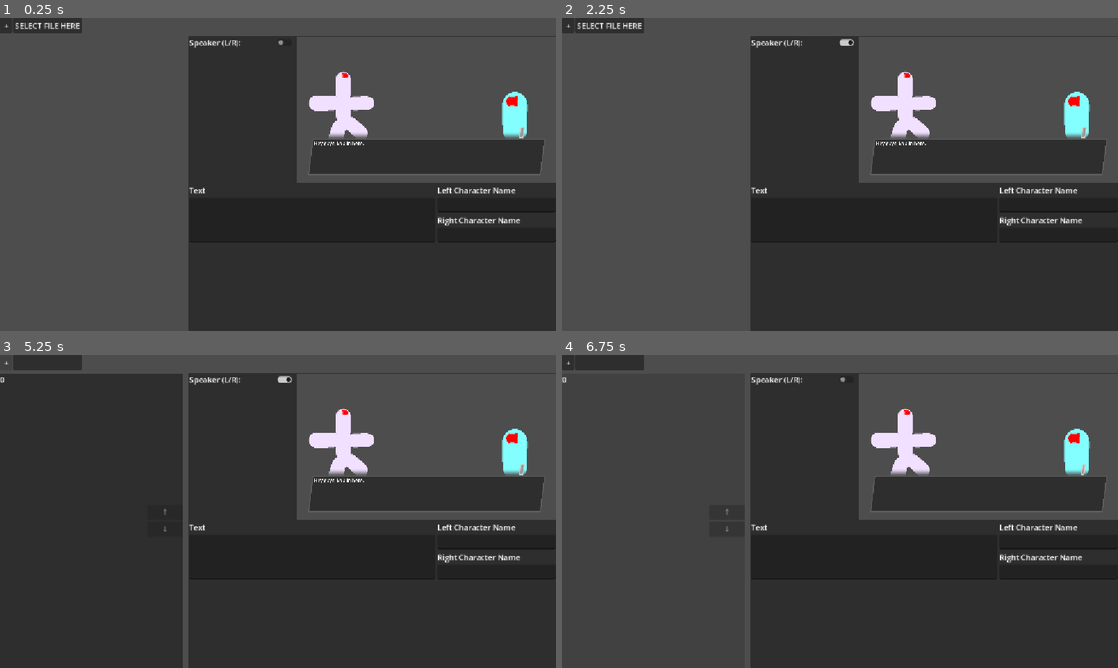
Above: before the commit, frames 1-4 (two rows, left to right).
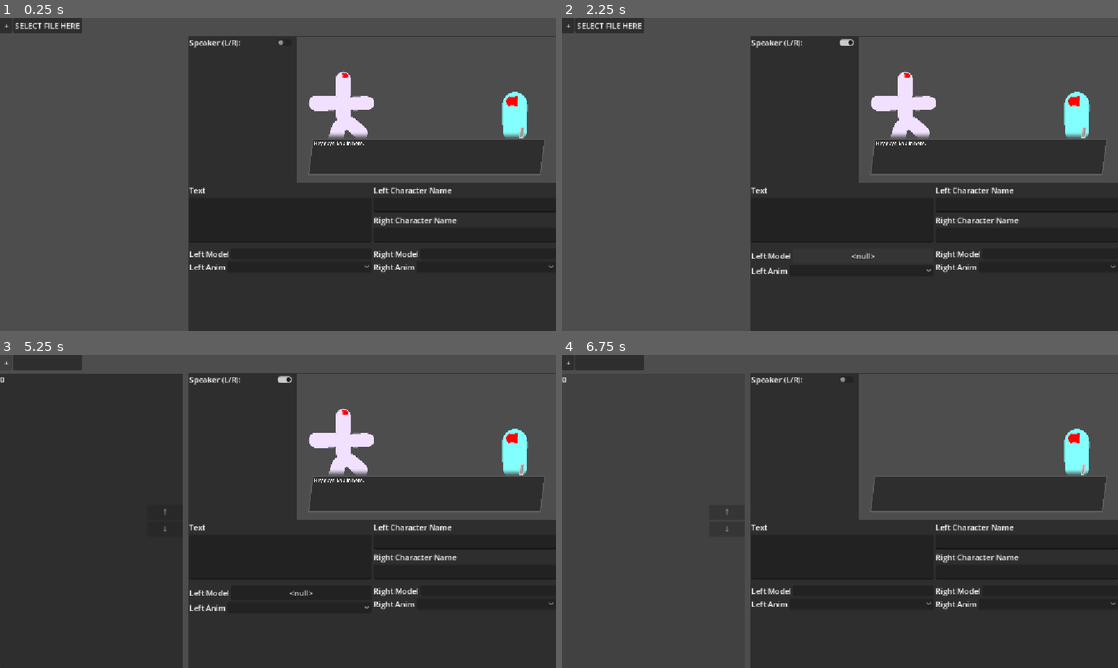
Above: after the commit, the same moments.

Repository: Kaplin86/Router-Rebellion
Game: Godot game, scene res://tools/dialogueHelper/dialogueHelperScene.tscn
Two runs of this game, one before a commit and one after it. Both use one fixed random seed, a clock stepped at 60 frames per second and the inputs below. This scene is started directly instead of the project's main scene.
Inputs (mouse positions are in pixels of both pictures, inside the frame that each line leads up to):
- Up to frame 1 (0.25 s): no input
- Up to frame 2 (2.25 s): click "SELECT FILE HERE" at 0.5 s; click (828, 43) at 1.25 s; click (862, 252) at 2.02 s
- Up to frame 3 (5.25 s): click (300, 592) at 2.75 s, where only the run after the commit has a clickable "<null>"; click (300, 608) at 3.52 s; click (489, 589) at 4.27 s; click "+" at 5 s
- Up to frame 4 (6.75 s): click (612, 361) at 5.75 s; click "0" at 6.5 s

The runs differ from the first frame. In frame 1, 1.0% of the frame differs, in the area x 34-100%, y 54-82%; in frame 2, 1.0%; in frame 3, 1.0%; in frame 4, 2.1%, in the area x 34-100%, y 16-82%.
Error before the commit: Invalid call. Nonexistent function 'get_base_control' in base 'EditorInterface'. (res://tools/dialogueHelper/dialogue_helper_scene.gd:50)
Error after the commit: Invalid call. Nonexistent function 'get_base_control' in base 'EditorInterface'. (res://tools/dialogueHelper/dialogue_helper_scene.gd:58)

Commit message:
load model wip

Diff:
--- a/scripts/dialogueUI.gd
+++ b/scripts/dialogueUI.gd
@@ -9,6 +9,9 @@
 
 @export var leftCharNode : Sprite2D
 @export var rightCharNode : Sprite2D
+
+var currentLeftModel : String = ""
+var currentRightModel : String = ""
 
 signal continuPressed
 
@@ -45,9 +48,31 @@
 	bounceTarget = node
 
 func doDialogue(dialogue : dialogueChunk):
-	if dialogue.leftCharName != leftCharacter:
-		# set the model
-		pass
+	if dialogue.leftCharModel != "":
+		if dialogue.leftCharModel != currentLeftModel:
+			currentLeftModel = dialogue.leftCharModel
+
+			var children =  leftCharNode.get_child(0).get_children()
+			for I in children:
+				if I.is_inside_tree():
+					I.free()
+
+			var model = load(dialogue.leftCharModel).instantiate()
+			leftCharNode.get_child(0).add_child(model)
+
+
+			var camera = Camera3D.new()
+			leftCharNode.get_child(0).add_child(camera)
+			camera.global_position = Vector3(0.381,0.457,-2.197)
+			camera.global_rotation_degrees = Vector3(-2.9,168.6,0.0)
+			print(leftCharNode.get_child(0).get_children())
+	else:
+		currentLeftModel = ""
+		var children =  leftCharNode.get_child(0).get_children()
+		for I in children:
+			if I.is_inside_tree():
+				I.free()
+
 	if dialogue.rightCharName != rightCharacter:
 		# set the model
 		pass
--- a/tools/dialogueHelper/dialogueHelperScene.tscn
+++ b/tools/dialogueHelper/dialogueHelperScene.tscn
@@ -22,7 +22,19 @@
 [sub_resource type="ViewportTexture" id="ViewportTexture_2le3c"]
 viewport_path = NodePath("Overarching/HSplitContainer/Panel/VBoxContainer/Container/TextureRect/SubViewport")
 
-[node name="DialogueHelperScene" type="Control" unique_id=1148897049 node_paths=PackedStringArray("DialogueButtonContainer", "dialoguePlayer", "textBox", "leftName", "rightName", "speakingSide")]
+[sub_resource type="StyleBoxFlat" id="StyleBoxFlat_2le3c"]
+content_margin_left = 0.0
+content_margin_top = 0.0
+content_margin_right = 0.0
+content_margin_bottom = 0.0
+draw_center = false
+corner_radius_top_left = 3
+corner_radius_top_right = 3
+corner_radius_bottom_right = 3
+corner_radius_bottom_left = 3
+corner_detail = 5
+
+[node name="DialogueHelperScene" type="Control" unique_id=1148897049 node_paths=PackedStringArray("DialogueButtonContainer", "dialoguePlayer", "textBox", "leftName", "rightName", "speakingSide", "leftModelButton", "rightModelButton", "leftModelAnims", "rightModelAnims")]
 layout_mode = 3
 anchors_preset = 15
 anchor_right = 1.0
@@ -32,10 +44,14 @@
 script = ExtResource("1_j72v4")
 DialogueButtonContainer = NodePath("Overarching/HSplitContainer/ScrollContainer/VBoxContainer")
 dialoguePlayer = NodePath("Overarching/HSplitContainer/Panel/VBoxContainer/Container/TextureRect/SubViewport/Control")
-textBox = NodePath("Overarching/HSplitContainer/Panel/VBoxContainer/CenterContainer/Control/DialogueText")
-leftName = NodePath("Overarching/HSplitContainer/Panel/VBoxContainer/CenterContainer/Control2/LeftName")
-rightName = NodePath("Overarching/HSplitContainer/Panel/VBoxContainer/CenterContainer/Control2/RightName")
+textBox = NodePath("Overarching/HSplitContainer/Panel/VBoxContainer/CenterContainer/Text/DialogueText")
+leftName = NodePath("Overarching/HSplitContainer/Panel/VBoxContainer/CenterContainer/SetNames/LeftName")
+rightName = NodePath("Overarching/HSplitContainer/Panel/VBoxContainer/CenterContainer/SetNames/RightName")
 speakingSide = NodePath("Overarching/HSplitContainer/Panel/VBoxContainer/Container/Misc/Speaker/CheckButton")
+leftModelButton = NodePath("Overarching/HSplitContainer/Panel/VBoxContainer/CenterContainer/LeftModel/SetLModel/HBoxContainer/SetLModel")
+rightModelButton = NodePath("Overarching/HSplitContainer/Panel/VBoxContainer/CenterContainer/RightModel/SetModel/HBoxContainer/SetRModel")
+leftModelAnims = NodePath("Overarching/HSplitContainer/Panel/VBoxContainer/CenterContainer/LeftModel/SetLModel/HBoxContainer2/OptionButton")
+rightModelAnims = NodePath("Overarching/HSplitContainer/Panel/VBoxContainer/CenterContainer/RightModel/SetModel/HBoxContainer2/OptionButton")
 
 [node name="Overarching" type="VBoxContainer" parent="." unique_id=1586515563]
 layout_mode = 1
@@ -127,47 +143,116 @@
 [node name="Control" parent="Overarching/HSplitContainer/Panel/VBoxContainer/Container/TextureRect/SubViewport" unique_id=692554453 instance=ExtResource("3_2le3c")]
 metadata/_edit_use_anchors_ = true
 
-[node name="CenterContainer" type="HFlowContainer" parent="Overarching/HSplitContainer/Panel/VBoxContainer" unique_id=682145299]
-layout_mode = 2
-size_flags_vertical = 3
-
-[node name="Control" type="VBoxContainer" parent="Overarching/HSplitContainer/Panel/VBoxContainer/CenterContainer" unique_id=1295550918]
-layout_mode = 2
-size_flags_horizontal = 3
-size_flags_stretch_ratio = 6.4
-
-[node name="Label" type="Label" parent="Overarching/HSplitContainer/Panel/VBoxContainer/CenterContainer/Control" unique_id=1917785457]
+[node name="CenterContainer" type="GridContainer" parent="Overarching/HSplitContainer/Panel/VBoxContainer" unique_id=1143085016]
+layout_mode = 2
+size_flags_vertical = 3
+columns = 2
+
+[node name="Text" type="VBoxContainer" parent="Overarching/HSplitContainer/Panel/VBoxContainer/CenterContainer" unique_id=1295550918]
+layout_mode = 2
+size_flags_horizontal = 3
+
+[node name="Label" type="Label" parent="Overarching/HSplitContainer/Panel/VBoxContainer/CenterContainer/Text" unique_id=1917785457]
 layout_mode = 2
 text = "Text"
 
-[node name="DialogueText" type="TextEdit" parent="Overarching/HSplitContainer/Panel/VBoxContainer/CenterContainer/Control" unique_id=301636132]
+[node name="DialogueText" type="TextEdit" parent="Overarching/HSplitContainer/Panel/VBoxContainer/CenterContainer/Text" unique_id=301636132]
 layout_mode = 2
 size_flags_vertical = 3
 wrap_mode = 1
 
-[node name="Control2" type="VBoxContainer" parent="Overarching/HSplitContainer/Panel/VBoxContainer/CenterContainer" unique_id=944615037]
-layout_mode = 2
-size_flags_horizontal = 3
-
-[node name="Label1" type="Label" parent="Overarching/HSplitContainer/Panel/VBoxContainer/CenterContainer/Control2" unique_id=571921735]
+[node name="SetNames" type="VBoxContainer" parent="Overarching/HSplitContainer/Panel/VBoxContainer/CenterContainer" unique_id=944615037]
+layout_mode = 2
+size_flags_horizontal = 3
+
+[node name="Label1" type="Label" parent="Overarching/HSplitContainer/Panel/VBoxContainer/CenterContainer/SetNames" unique_id=571921735]
 layout_mode = 2
 text = "Left Character Name"
 
-[node name="LeftName" type="LineEdit" parent="Overarching/HSplitContainer/Panel/VBoxContainer/CenterContainer/Control2" unique_id=984954963]
-layout_mode = 2
-size_flags_vertical = 3
-
-[node name="Label2" type="Label" parent="Overarching/HSplitContainer/Panel/VBoxContainer/CenterContainer/Control2" unique_id=1348975582]
+[node name="LeftName" type="LineEdit" parent="Overarching/HSplitContainer/Panel/VBoxContainer/CenterContainer/SetNames" unique_id=984954963]
+layout_mode = 2
+size_flags_vertical = 3
+
+[node name="Label2" type="Label" parent="Overarching/HSplitContainer/Panel/VBoxContainer/CenterContainer/SetNames" unique_id=1348975582]
 layout_mode = 2
 text = "Right Character Name"
 
-[node name="RightName" type="LineEdit" parent="Overarching/HSplitContainer/Panel/VBoxContainer/CenterContainer/Control2" unique_id=91800454]
-layout_mode = 2
-size_flags_vertical = 3
+[node name="RightName" type="LineEdit" parent="Overarching/HSplitContainer/Panel/VBoxContainer/CenterContainer/SetNames" unique_id=91800454]
+layout_mode = 2
+size_flags_vertical = 3
+
+[node name="HSeparator" type="HSeparator" parent="Overarching/HSplitContainer/Panel/VBoxContainer/CenterContainer" unique_id=1871711413]
+layout_mode = 2
+
+[node name="HSeparator2" type="HSeparator" parent="Overarching/HSplitContainer/Panel/VBoxContainer/CenterContainer" unique_id=60773741]
+layout_mode = 2
+
+[node name="LeftModel" type="PanelContainer" parent="Overarching/HSplitContainer/Panel/VBoxContainer/CenterContainer" unique_id=1667828273]
+layout_mode = 2
+theme_override_styles/panel = SubResource("StyleBoxFlat_2le3c")
+
+[node name="SetLModel" type="VBoxContainer" parent="Overarching/HSplitContainer/Panel/VBoxContainer/CenterContainer/LeftModel" unique_id=399247705]
+layout_mode = 2
+size_flags_horizontal = 3
+
+[node name="HBoxContainer" type="HBoxContainer" parent="Overarching/HSplitContainer/Panel/VBoxContainer/CenterContainer/LeftModel/SetLModel" unique_id=821955721]
+layout_mode = 2
+
+[node name="Label1" type="Label" parent="Overarching/HSplitContainer/Panel/VBoxContainer/CenterContainer/LeftModel/SetLModel/HBoxContainer" unique_id=2012787637]
+layout_mode = 2
+text = "Left Model"
+
+[node name="SetLModel" type="Button" parent="Overarching/HSplitContainer/Panel/VBoxContainer/CenterContainer/LeftModel/SetLModel/HBoxContainer" unique_id=323029487]
+layout_mode = 2
+size_flags_horizontal = 3
+text_overrun_behavior = 3
+
+[node name="HBoxContainer2" type="HBoxContainer" parent="Overarching/HSplitContainer/Panel/VBoxContainer/CenterContainer/LeftModel/SetLModel" unique_id=1536797238]
+layout_mode = 2
+
+[node name="Label1" type="Label" parent="Overarching/HSplitContainer/Panel/VBoxContainer/CenterContainer/LeftModel/SetLModel/HBoxContainer2" unique_id=1188709475]
+layout_mode = 2
+text = "Left Anim"
+
+[node name="OptionButton" type="OptionButton" parent="Overarching/HSplitContainer/Panel/VBoxContainer/CenterContainer/LeftModel/SetLModel/HBoxContainer2" unique_id=1057191510]
+layout_mode = 2
+size_flags_horizontal = 3
+
+[node name="RightModel" type="PanelContainer" parent="Overarching/HSplitContainer/Panel/VBoxContainer/CenterContainer" unique_id=2145249367]
+layout_mode = 2
+theme_override_styles/panel = SubResource("StyleBoxFlat_2le3c")
+
+[node name="SetModel" type="VBoxContainer" parent="Overarching/HSplitContainer/Panel/VBoxContainer/CenterContainer/RightModel" unique_id=1670750541]
+layout_mode = 2
+size_flags_horizontal = 3
+
+[node name="HBoxContainer" type="HBoxContainer" parent="Overarching/HSplitContainer/Panel/VBoxContainer/CenterContainer/RightModel/SetModel" unique_id=619611656]
+layout_mode = 2
+
+[node name="Label1" type="Label" parent="Overarching/HSplitContainer/Panel/VBoxContainer/CenterContainer/RightModel/SetModel/HBoxContainer" unique_id=767906033]
+layout_mode = 2
+text = "Right Model"
+
+[node name="SetRModel" type="Button" parent="Overarching/HSplitContainer/Panel/VBoxContainer/CenterContainer/RightModel/SetModel/HBoxContainer" unique_id=1100522185]
+layout_mode = 2
+size_flags_horizontal = 3
+text_overrun_behavior = 3
+
+[node name="HBoxContainer2" type="HBoxContainer" parent="Overarching/HSplitContainer/Panel/VBoxContainer/CenterContainer/RightModel/SetModel" unique_id=448768947]
+layout_mode = 2
+
+[node name="Label1" type="Label" parent="Overarching/HSplitContainer/Panel/VBoxContainer/CenterContainer/RightModel/SetModel/HBoxContainer2" unique_id=1274708279]
+layout_mode = 2
+text = "Right Anim"
+
+[node name="OptionButton" type="OptionButton" parent="Overarching/HSplitContainer/Panel/VBoxContainer/CenterContainer/RightModel/SetModel/HBoxContainer2" unique_id=1033340558]
+layout_mode = 2
+size_flags_horizontal = 3
 
 [connection signal="pressed" from="Overarching/FileSelect/Select" to="." method="_on_button_pressed"]
 [connection signal="pressed" from="Overarching/FileSelect/AddEmpty" to="." method="_on_add_empty_pressed"]
 [connection signal="pressed" from="Overarching/HSplitContainer/Panel/VBoxContainer/Container/Misc/Speaker/CheckButton" to="." method="on_any_change"]
-[connection signal="text_changed" from="Overarching/HSplitContainer/Panel/VBoxContainer/CenterContainer/Control/DialogueText" to="." method="on_any_change"]
-[connection signal="text_changed" from="Overarching/HSplitContainer/Panel/VBoxContainer/CenterContainer/Control2/LeftName" to="." method="on_any_change"]
-[connection signal="text_changed" from="Overarching/HSplitContainer/Panel/VBoxContainer/CenterContainer/Control2/RightName" to="." method="on_any_change"]
+[connection signal="text_changed" from="Overarching/HSplitContainer/Panel/VBoxContainer/CenterContainer/Text/DialogueText" to="." method="on_any_change"]
+[connection signal="text_changed" from="Overarching/HSplitContainer/Panel/VBoxContainer/CenterContainer/SetNames/LeftName" to="." method="on_any_change"]
+[connection signal="text_changed" from="Overarching/HSplitContainer/Panel/VBoxContainer/CenterContainer/SetNames/RightName" to="." method="on_any_change"]
+[connection signal="pressed" from="Overarching/HSplitContainer/Panel/VBoxContainer/CenterContainer/LeftModel/SetLModel/HBoxContainer/SetLModel" to="." method="_on_set_l_model_pressed"]
--- a/tools/dialogueHelper/dialogue_helper_scene.gd
+++ b/tools/dialogueHelper/dialogue_helper_scene.gd
@@ -14,6 +14,10 @@
 @export var leftName : LineEdit
 @export var rightName : LineEdit
 @export var speakingSide : CheckButton
+@export var leftModelButton : Button
+@export var rightModelButton : Button
+@export var leftModelAnims : OptionButton
+@export var rightModelAnims : OptionButton
 
 func _ready():
 	current = DialogueHolder.new()
@@ -45,31 +49,37 @@
 
 
 func _on_button_pressed():
+	path = createDialogueFromPath(await fileAsk(["*.tres"]))
+	loadDialogueButtons()
+
+func fileAsk(filter):
 	var file_dialog = FileDialog.new()
-	file_dialog.filters = PackedStringArray(["*.tres"])
+	file_dialog.filters = PackedStringArray(filter)
 	EditorInterface.get_base_control().add_child(file_dialog)
 	file_dialog.popup_centered_ratio()
 	var temp = await file_dialog.file_selected
-	var resource = null
-	if FileAccess.file_exists(temp):
-		resource = load(temp)
-		if not resource is DialogueHolder:
-			resource = null
-			current = DialogueHolder.new()
-		else:
 
-			current = DialogueHolder.new()
-			for I in resource.dialogue:
-				current.dialogue.append(I)
-	else:
-		resource = DialogueHolder.new()
 
-	path = temp
+
 	await get_tree().process_frame
 	var wind :Window = get_parent()
 	wind.grab_focus()
-	loadDialogueButtons()
+	return temp
 
+
+func createDialogueFromPath(wowpath):
+	var resource = null
+	if FileAccess.file_exists(wowpath):
+		var loaded = load(wowpath)
+		if not loaded is DialogueHolder:
+			resource = DialogueHolder.new()
+		else:
+			resource = DialogueHolder.new()
+			for I in loaded.dialogue:
+				resource.dialogue.append(I)
+	else:
+		resource = DialogueHolder.new()
+	return resource
 
 func _on_add_empty_pressed():
 	var newDIALOGUE = dialogueChunk.new()
@@ -100,8 +110,32 @@
 	leftName.text = currentChunk.leftCharName
 	rightName.text = currentChunk.rightCharName
 	speakingSide.button_pressed = bool(currentChunk.speakingChar)
+	leftModelButton.text = currentChunk.leftCharModel
+	rightModelButton.text = currentChunk.rightCharModel
+
+	loadChoiceButton(leftModelAnims,getAnimsFromModel(currentChunk.leftCharModel),currentChunk.leftAnim)
+	loadChoiceButton(rightModelAnims,getAnimsFromModel(currentChunk.rightCharModel),currentChunk.rightAnim)
 
 	updateDisplay()
+
+func getAnimsFromModel(modelpath):
+	if !FileAccess.file_exists(modelpath):
+		return []
+	var packed : PackedScene = load(modelpath)
+	var model : Node = packed.instantiate()
+	var animationPlayer : AnimationPlayer= model.find_children("*","AnimationPlayer")[0]
+	var anims = animationPlayer.get_animation_list()
+	return Array(anims)
+
+func loadChoiceButton(node : OptionButton,options : Array, choice = null):
+	node.clear()
+	for I in options:
+		node.add_item(I)
+
+	if choice != null:
+		if options.find(choice):
+			node.selected = options.find(choice)
+
 
 func updateDisplay():
 	dialoguePlayer.doDialogue(currentChunk)
@@ -112,6 +146,29 @@
 	currentChunk.leftCharName = leftName.text
 	currentChunk.rightCharName = rightName.text
 	currentChunk.speakingChar = int(speakingSide.button_pressed)
+	currentChunk.leftCharModel = leftModelButton.text
+	currentChunk.rightCharModel = rightModelButton.text
+
+	var selectedIdLeft = leftModelAnims.get_selected_id()
+	var selectedIdRight = rightModelAnims.get_selected_id()
+
+	loadChoiceButton(leftModelAnims,getAnimsFromModel(currentChunk.leftCharModel))
+	loadChoiceButton(rightModelAnims,getAnimsFromModel(currentChunk.rightCharModel))
+
+	if leftModelAnims.item_count != 0:
+		currentChunk.leftAnim = leftModelAnims.get_item_text(selectedIdLeft)
+		print("anim is set to",currentChunk.leftAnim )
+	if rightModelAnims.item_count != 0:
+		currentChunk.rightAnim = rightModelAnims.get_item_text(selectedIdRight)
+
+	loadChoiceButton(leftModelAnims,getAnimsFromModel(currentChunk.leftCharModel),currentChunk.leftAnim)
+	loadChoiceButton(rightModelAnims,getAnimsFromModel(currentChunk.rightCharModel),currentChunk.rightAnim)
 
 	updateDisplay()
 	loadDialogueButtons()
+
+
+func _on_set_l_model_pressed():
+	var modelpath = await fileAsk(["*.tscn"])
+	leftModelButton.text = modelpath
+	on_any_change()
